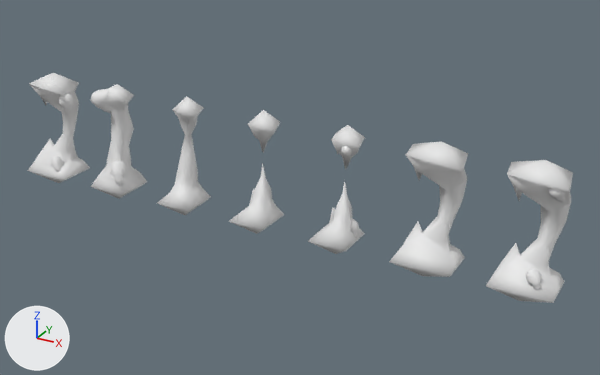
An edit to the Blender file art/models/props/cave_pillars/cave_pillars.blend, drawn before and after from the same camera.
Both versions are drawn from a 50 mm camera at (18.0, -28.6, 16.3) aimed at (1.9, 0.6, 1.7). The lights are fixed; the arrows at lower left show +X, +Y and +Z. The first picture is the older version.

The older version as bpy lines, for what is in view:
```python
ob_pillar1 = bpy.data.objects.new('Pillar1', me_cube_023)
ob_pillar1.location = (-4.0, 0.01, 0.02)
ob_pillar1.scale = (2.0, 2.0, 2.0)
ob_pillar1_skulls = bpy.data.objects.new('Pillar1_Skulls', me_cube_024)
ob_pillar1_skulls.location = (-7.94, 0.0, 0.0)
ob_pillar1_skulls.scale = (2.0, 2.0, 2.0)
ob_pillar2 = bpy.data.objects.new('Pillar2', me_cube_022)
ob_pillar2.location = (8.12, 0.01, 0.02)
ob_pillar2.scale = (2.0, 2.0, 2.0)
ob_pillar2_skulls = bpy.data.objects.new('Pillar2_Skulls', me_cube_026)
ob_pillar2_skulls.location = (-11.77, -0.29, 0.02)
ob_pillar2_skulls.rotation_euler = (0.861, -0.356, -0.191)  # degrees (49, -20, -11)
ob_pillar2_skulls.scale = (0.417, 0.49, 0.417)
ob_pillar2_skulls_detached = bpy.data.objects.new('Pillar2_skulls(detached)', me_cube_025)
ob_pillar2_skulls_detached.location = (12.12, 0.01, 0.02)
ob_pillar2_skulls_detached.rotation_euler = (0.861, -0.356, -0.191)  # degrees (49, -20, -11)
ob_pillar2_skulls_detached.scale = (0.417, 0.49, 0.417)
ob_pillar3 = bpy.data.objects.new('Pillar3', me_cube_021)
ob_pillar3.location = (0.0, 0.01, 0.02)
ob_pillar3.scale = (2.0, 2.0, 2.0)
ob_pillar3_skulls = bpy.data.objects.new('Pillar3_Skulls', me_cube_027)
ob_pillar3_skulls.location = (4.0, 0.01, 0.02)
ob_pillar3_skulls.scale = (2.0, 2.0, 2.0)
```
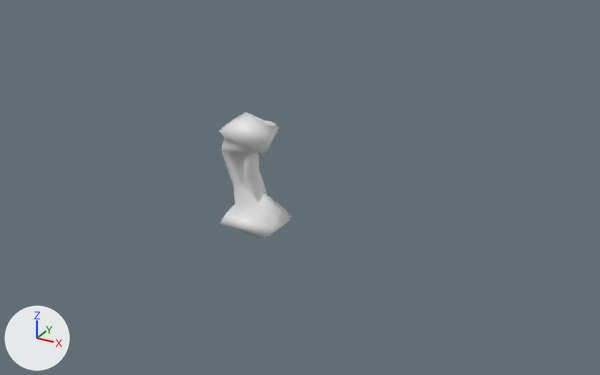
Commit message: Variety of Cave Pillars

Changed parts and their boxes (x1, y1, x2, y2) in the pictures (600 x 375 px):
'Pillar2_Skulls', moved, turned: before (27, 73, 90, 183); after (219, 115, 290, 238)
'Pillar2_skulls(detached)', moved, turned (mostly hidden afterwards): before (486, 160, 573, 303); after (221, 114, 283, 219)
'Pillar2', moved, turned: before (389, 141, 468, 277); after (222, 113, 291, 218)
'Pillar1_Skulls', moved, turned: before (90, 84, 147, 199); after (242, 112, 278, 203)
'Pillar1', moved, turned (not visible afterwards): before (157, 96, 211, 215)
'Pillar3_Skulls', moved, turned (not visible afterwards): before (308, 125, 365, 254)
'Pillar3', moved, turned (not visible afterwards): before (229, 110, 284, 234)

What the commit changed:
Object 'Pillar3' (ob_pillar3) moves from (0.0, 0.01, 0.02) to (0.0, 0.0, 0.0).
Object 'Pillar3' (ob_pillar3) turns from (0, 0, 0) to (0, 0, 180) degrees about x, y and z.
Object 'Pillar2' (ob_pillar2) moves from (8.12, 0.01, 0.02) to (0.0, 0.0, 0.0).
Object 'Pillar2' (ob_pillar2) turns from (0, 0, 0) to (0, 0, 180) degrees about x, y and z.
Object 'Pillar1' (ob_pillar1) moves from (-4.0, 0.01, 0.02) to (0.0, 0.0, 0.0).
Object 'Pillar1' (ob_pillar1) turns from (0, 0, 0) to (0, 0, 180) degrees about x, y and z.
Object 'Pillar1_Skulls' (ob_pillar1_skulls) moves from (-7.94, 0.0, 0.0) to (0.0, 0.0, 0.0).
Object 'Pillar1_Skulls' (ob_pillar1_skulls) turns from (0, 0, 0) to (0, 0, 180) degrees about x, y and z.
Object 'Pillar2_skulls(detached)' (ob_pillar2_skulls_detached) moves from (12.12, 0.01, 0.02) to (0.0, 0.0, 0.0).
Object 'Pillar2_skulls(detached)' (ob_pillar2_skulls_detached) turns from (49, -20, -11) to (49, -20, 169) degrees about x, y and z.
Object 'Pillar2_Skulls' (ob_pillar2_skulls) moves from (-11.77, -0.29, 0.02) to (0.0, 0.0, 0.0).
Object 'Pillar2_Skulls' (ob_pillar2_skulls) turns from (49, -20, -11) to (49, -20, 169) degrees about x, y and z.
Object 'Pillar3_Skulls' (ob_pillar3_skulls) moves from (4.0, 0.01, 0.02) to (0.0, 0.0, 0.0).
Object 'Pillar3_Skulls' (ob_pillar3_skulls) turns from (0, 0, 0) to (0, 0, 180) degrees about x, y and z.
